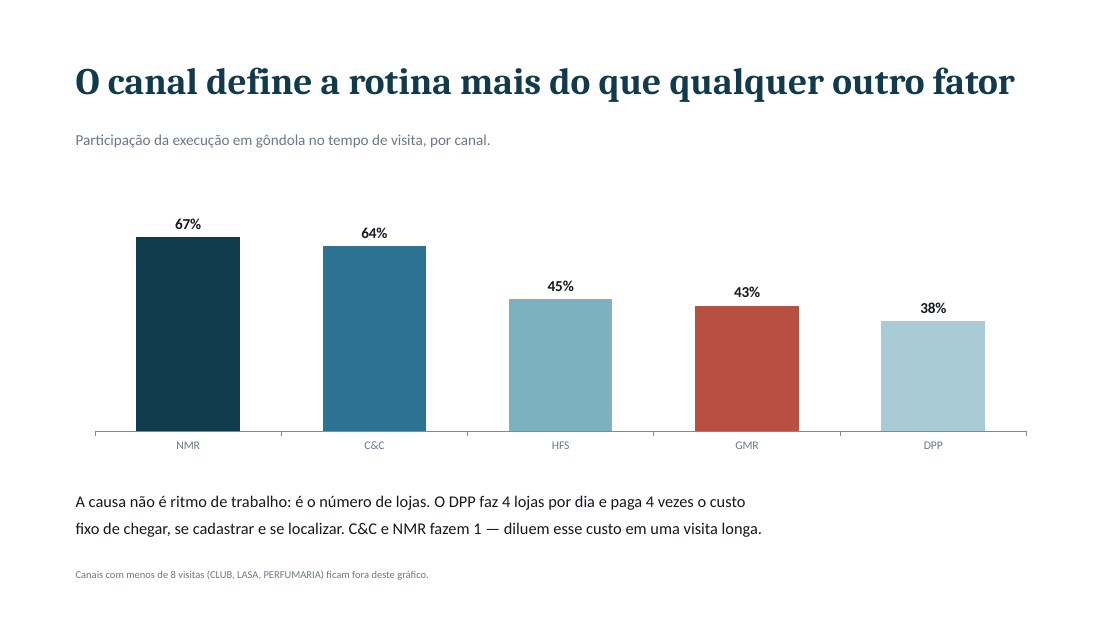
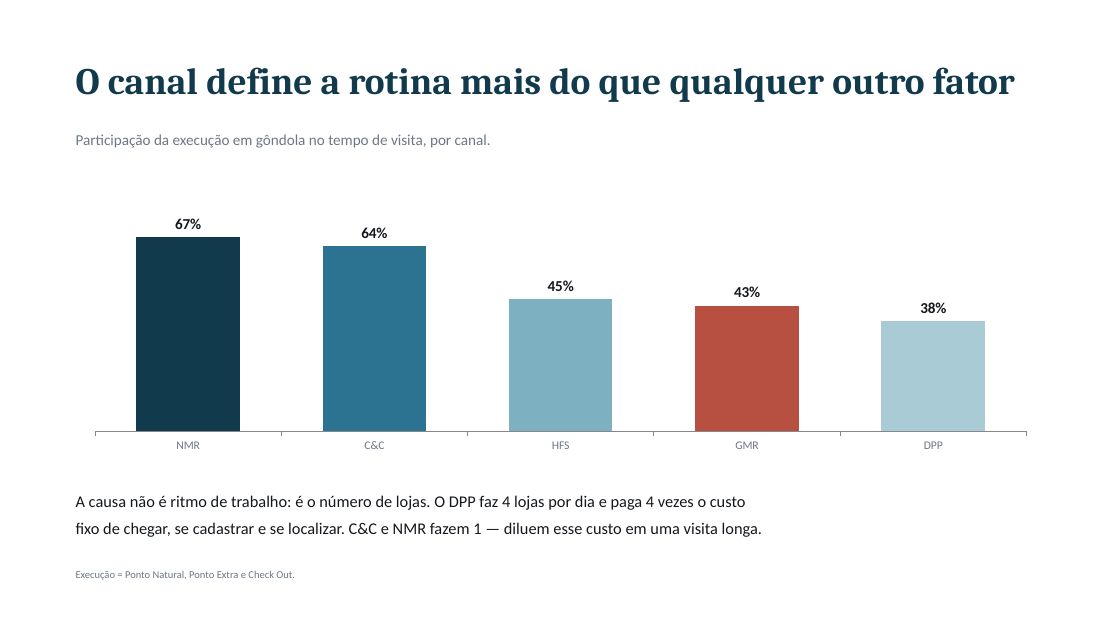
Before and after one commit to SPOTPROMO-PG/Tempos-e-Movimentos, a slide deck: slide 5 of analise/entregaveis/Tempos e Movimentos - Apresentacao.pptx. Drawn at 1120x630 pixels with LibreOffice and Linux fonts; fonts in the diff are those of the drawing. Boxes give left, top, right and bottom in pixels: in the first picture for what was removed or moved away, otherwise in the second. Text is boxed around its words. In the diff, an @@ line names an element or a change of style, - is before the commit and + after.

```diff
--- a/analise/entregaveis/Tempos e Movimentos - Apresentacao.pptx
+++ b/analise/entregaveis/Tempos e Movimentos - Apresentacao.pptx
@@ text at [76, 571, 295, 580]: text changed @@
-Canais com menos de 8 visitas (CLUB, LASA, PERFUMARIA) ficam fora deste gráfico.
+Execução = Ponto Natural, Ponto Extra e Check Out.
```
Also in this commit, not shown: 7 other slides changed, 1 slide added, 2 slides removed, 5 other files.
